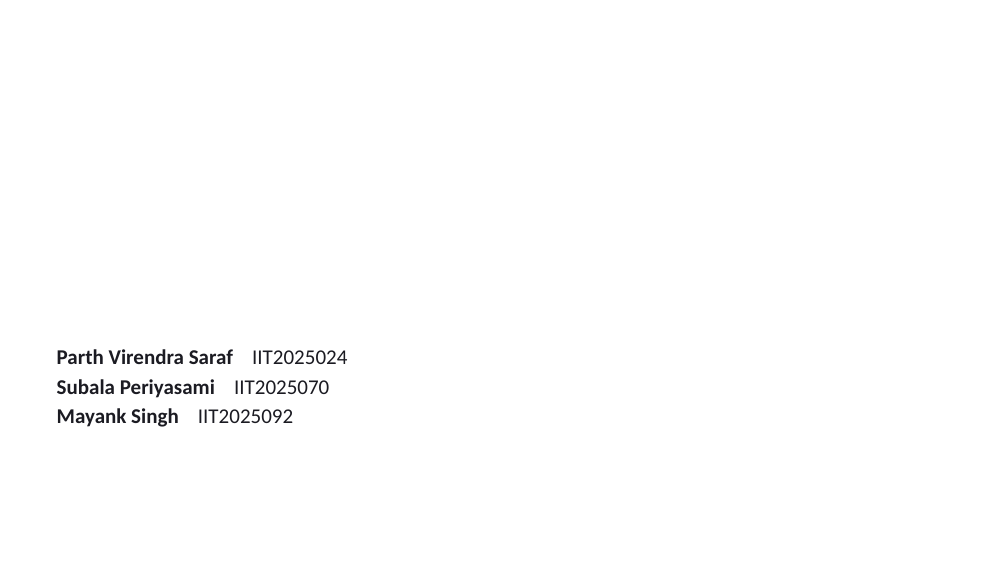
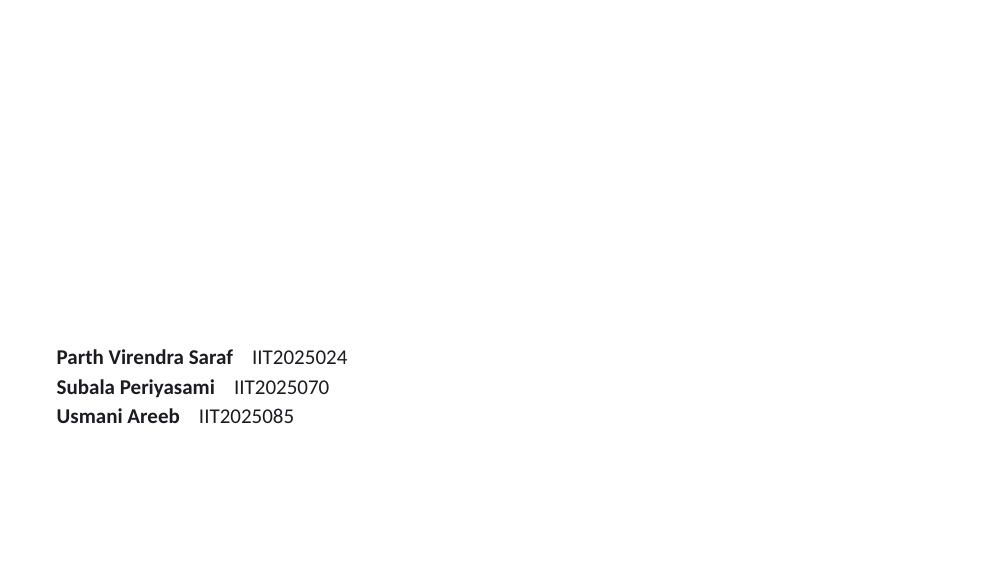
Before and after one commit to psdoom14/creature-collector, a slide deck: slide 1 of docs/se/CreatureCollector-SE.pptx. Drawn at 1008x567 pixels with LibreOffice and Linux fonts; fonts in the diff are those of the drawing; background and template pictures are left out. Boxes give left, top, right and bottom in pixels: in the first picture for what was removed or moved away, otherwise in the second. Text is boxed around its words. In the diff, an @@ line names an element or a change of style, - is before the commit and + after.

```diff
--- a/docs/se/CreatureCollector-SE.pptx
+++ b/docs/se/CreatureCollector-SE.pptx
@@ text at box(57, 408, 294, 423): text changed @@
-Mayank Singh IIT2025092
+Usmani Areeb IIT2025085
```
Also in this commit, not shown: 1 other slide changed, 2 other files.
